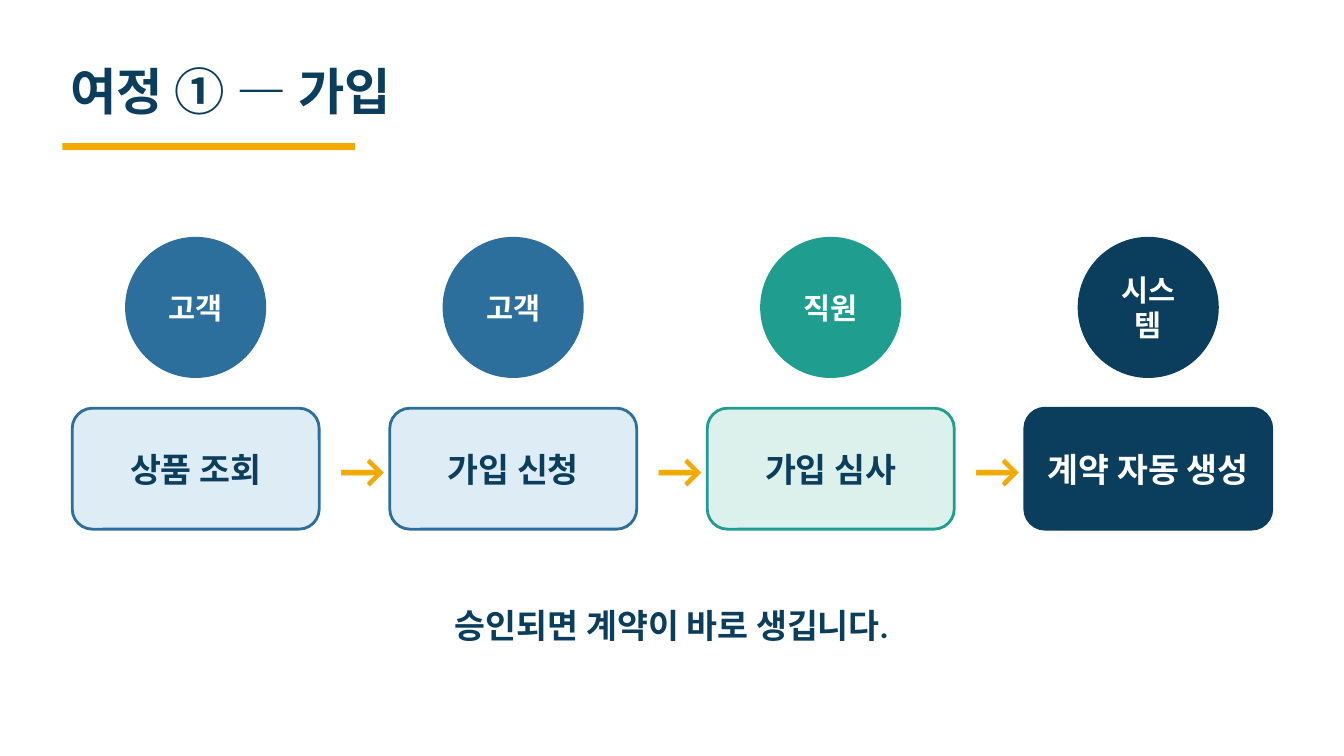
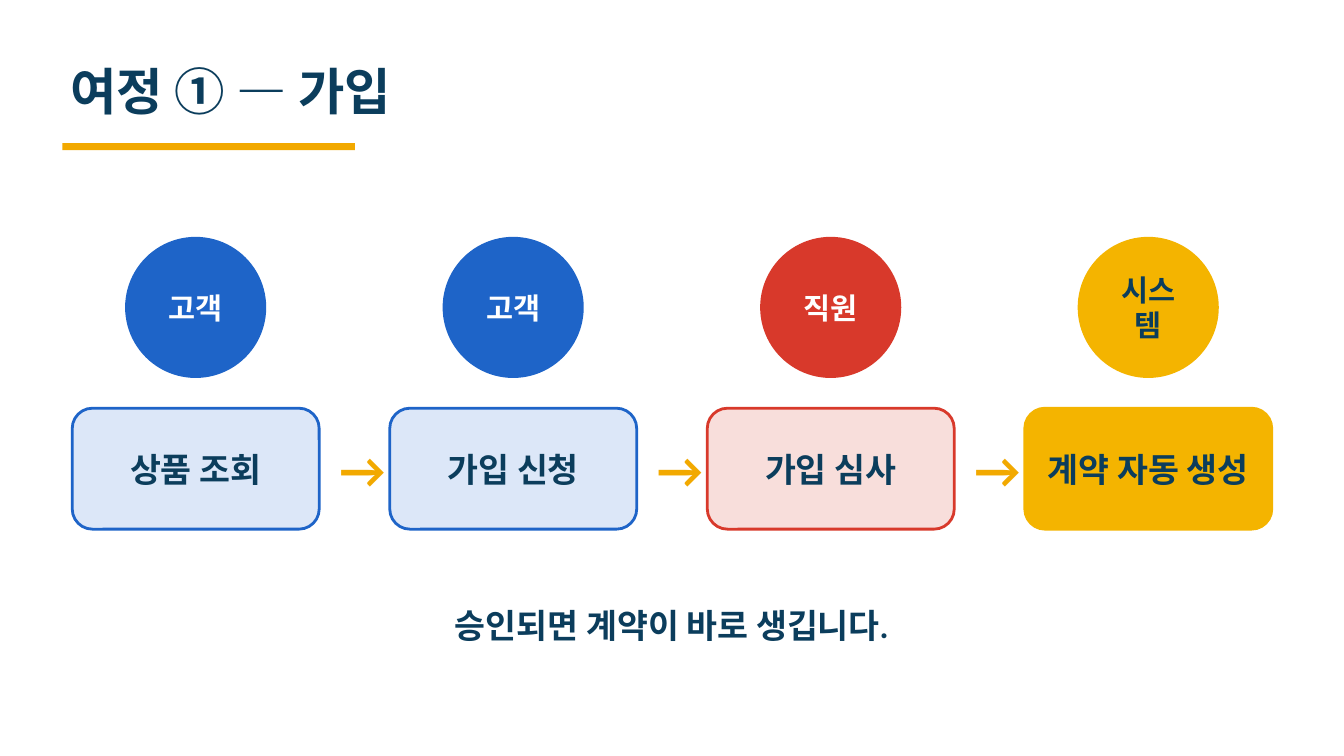
Before and after one commit to heyoonyoon/distributed-programming, a slide deck: slide 6 of docs/presentation/보험발표-편집가능.pptx. Drawn at 1344x756 pixels with LibreOffice and Linux fonts; fonts in the diff are those of the drawing. Boxes give left, top, right and bottom in pixels: in the first picture for what was removed or moved away, otherwise in the second. Text is boxed around its words. In the diff, an @@ line names an element or a change of style, - is before the commit and + after.

```diff
--- a/docs/presentation/보험발표-편집가능.pptx
+++ b/docs/presentation/보험발표-편집가능.pptx
@@ ellipse "고객" at <box>125,237,266,378</box>: fill #2C6F9C to #1E64C8 @@
@@ ellipse "고객" at <box>443,237,584,378</box>: fill #2C6F9C to #1E64C8 @@
@@ ellipse "직원" at <box>760,237,901,378</box>: fill #1F9E8F to #D8392B @@
@@ ellipse "시스템" at <box>1078,237,1219,378</box>: text colour #FFFFFF to #0B3D5C; fill #0B3D5C to #F4B400 @@
@@ rounded rectangle "상품 조회" at <box>73,408,320,529</box>: fill #DEECF6 to #DCE7F8; outline #2C6F9C 2 pt to #1E64C8 2 pt @@
@@ rounded rectangle "가입 신청" at <box>390,408,637,529</box>: fill #DEECF6 to #DCE7F8; outline #2C6F9C 2 pt to #1E64C8 2 pt @@
@@ rounded rectangle "가입 심사" at <box>708,408,955,529</box>: fill #DCF1EC to #F8DEDB; outline #1F9E8F 2 pt to #D8392B 2 pt @@
@@ rounded rectangle "계약 자동 생성" at <box>1025,408,1272,529</box>: text colour #FFFFFF to #0B3D5C; fill #0B3D5C to #F4B400; outline #0B3D5C 2 pt to #F4B400 2 pt @@
```
Also in this commit, not shown: 6 other slides changed, 1 other file.
